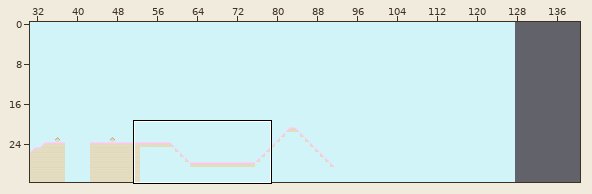
One commit to this Tiled map: maps/level_ambika.tmx. The picture above shows the old version from afar; the outline marks the close-up.
Close-up. Earlier state:
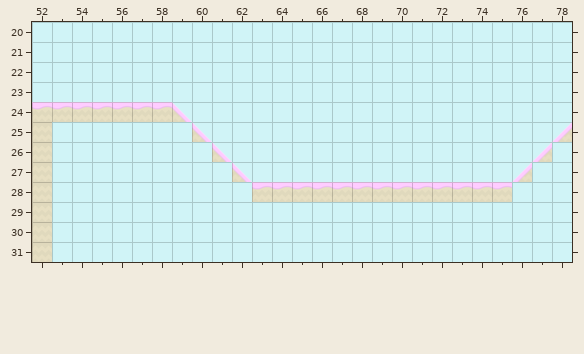
Cells are 20x20 px. Shown: x 52..78, y 20..31. The commit also changed other parts of the map, which this record leaves out. The old version is drawn lined up with the new one.
New version:
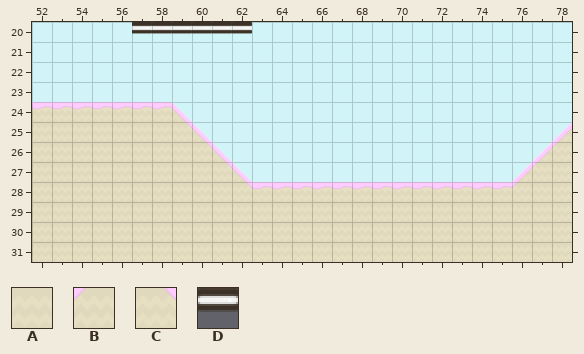
Key: from "Candy": A 1 "cakeCenter", B 16 "cakeHillLeft2", C 18 "cakeHillRight2", D 55 "cookieBrown".
_ is an empty cell.
The exact change:
map size 128x32 -> 256x32 cells
Layer "map":
y 20: x 57..62 ______ -> DDDDDD
y 25: x 53..59 _______ -> AAAAAAC
y 26: x 53..60 ________ -> AAAAAAAC; x 78 _ -> B
y 27: x 53..61 _________ -> AAAAAAAAC; x 77..78 __ -> BA
y 28: x 53..62 __________ -> AAAAAAAAAC; x 76..78 ___ -> BAA
y 29..31: x 53..78 __________________________ -> AAAAAAAAAAAAAAAAAAAAAAAAAA
Where, in picture pixels (left, top, right, bottom), the same in both close-ups:
added: (132, 22, 252, 34)
added: (52, 122, 572, 262)
